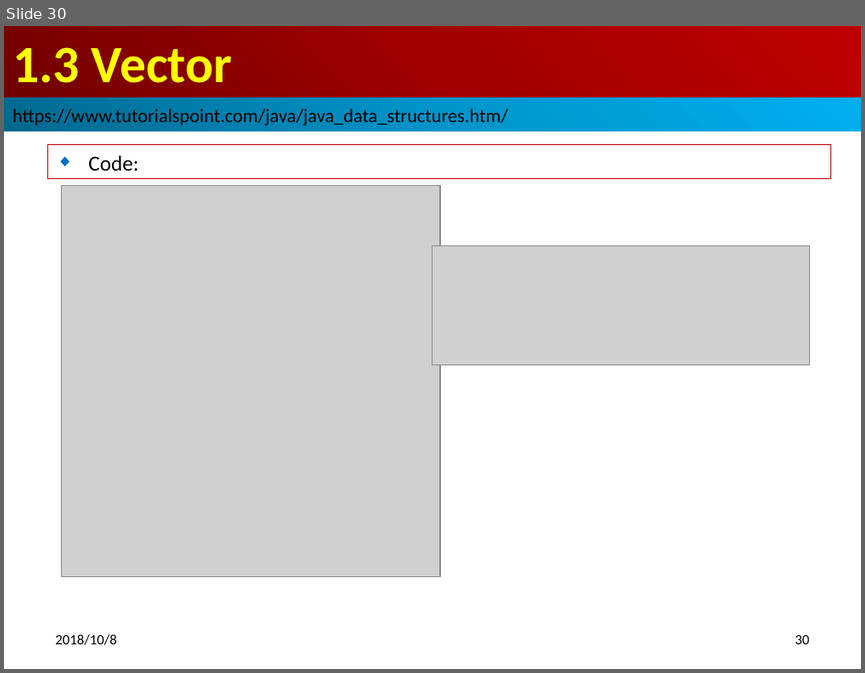
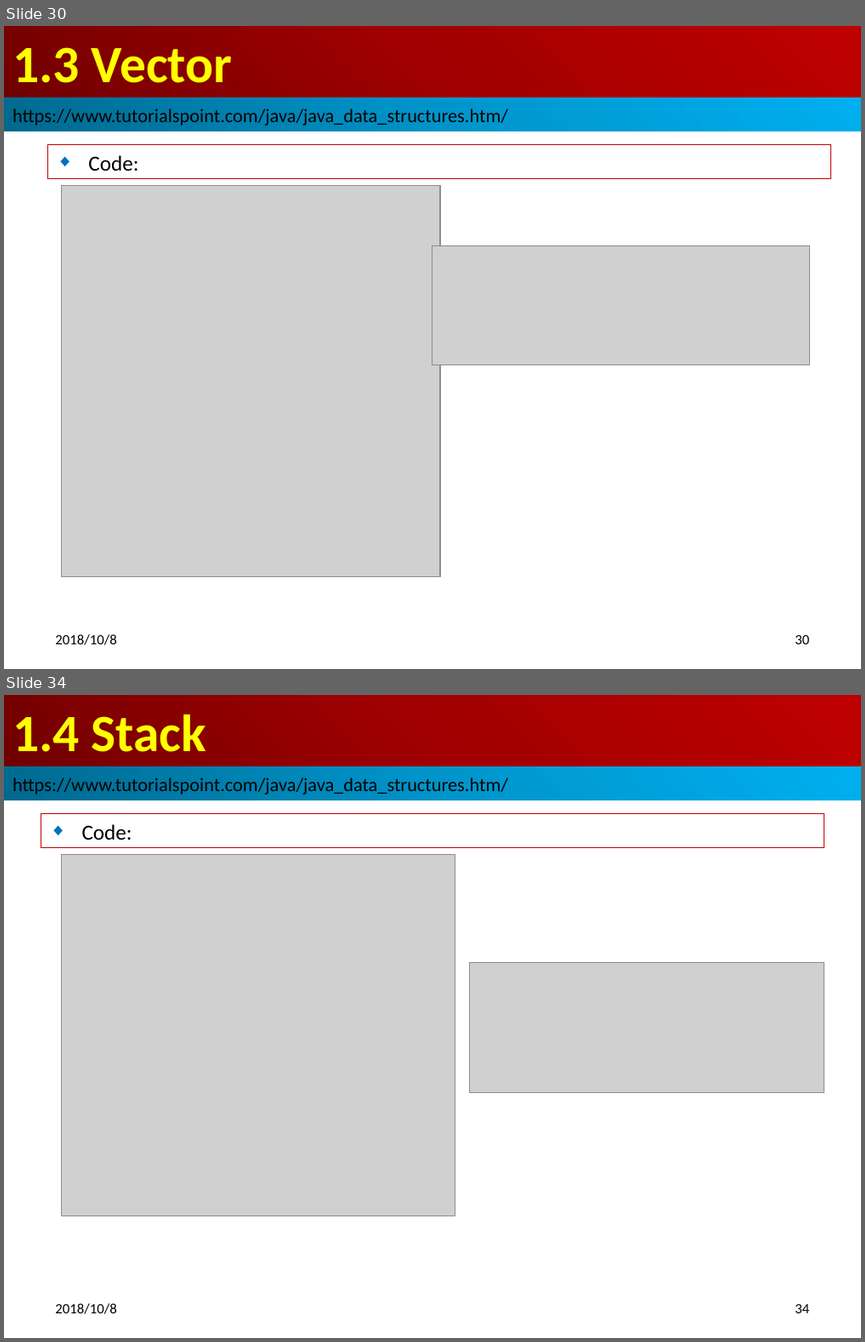
Before and after one commit to peterhchen/java-adv, a slide deck: 15_Ch01_DataStruct.pptx. Shown one above the other, each under a label of ours: slide 30 before the commit, slides 30 and 34 after it; the slides between them are not shown. The pictures are 865x673 and 865x1342 pixels, drawn with LibreOffice and Linux fonts; fonts in the diff are those of the drawing; grey boxes stand for pictures. Boxes give left, top, right and bottom in pixels: in the first picture for what was removed or moved away, otherwise in the second. Text is boxed around its words. In the diff, an @@ line names an element or a change of style, - is before the commit and + after.

```diff
--- a/15_Ch01_DataStruct.pptx
+++ b/15_Ch01_DataStruct.pptx
@@ slide 34 added at bbox=[4, 695, 861, 1338], background #FFFFFF @@
@@ title added at bbox=[4, 695, 861, 767], fill gradient #720000 to #A20000 to #C00000, 44 pt, text #FFFF00, bold @@
+1.4 Stack
@@ rectangle added at bbox=[4, 767, 861, 800], fill gradient #00688E to #0094CA to #00B0F0, 16 pt, text #000000 @@
+https://www.tutorialspoint.com/java/java_data_structures.htm/
@@ rectangle added at bbox=[41, 814, 823, 847], outline #C00000 0.75 pt, 18 pt, text #000000 @@
+◆ Code:
@@ picture added at bbox=[62, 854, 454, 1215] @@
@@ picture added at bbox=[469, 962, 823, 1093] @@
@@ text added at bbox=[55, 1303, 116, 1314], 12 pt, text #000000 @@
+2018/10/8
@@ page number added at bbox=[794, 1304, 809, 1313], 12 pt, text #000000 @@
+34
```
Also in this commit, not shown: 24 slides changed, 3 other slides added, 2 other files.
